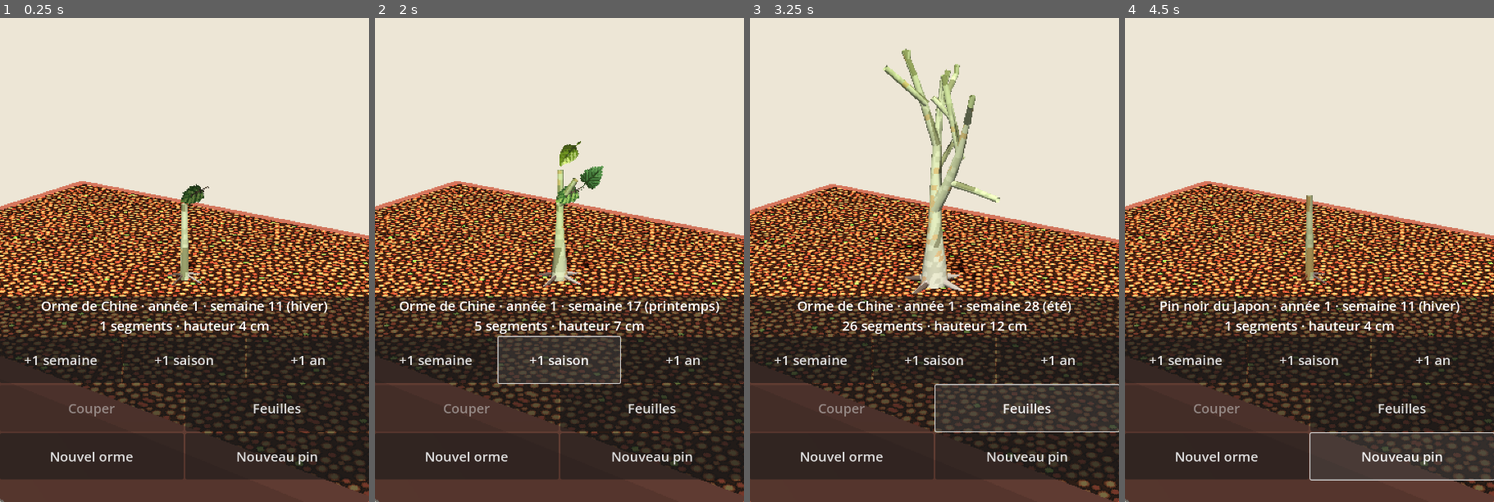
Above: before the commit, frames 1-4 (left to right).
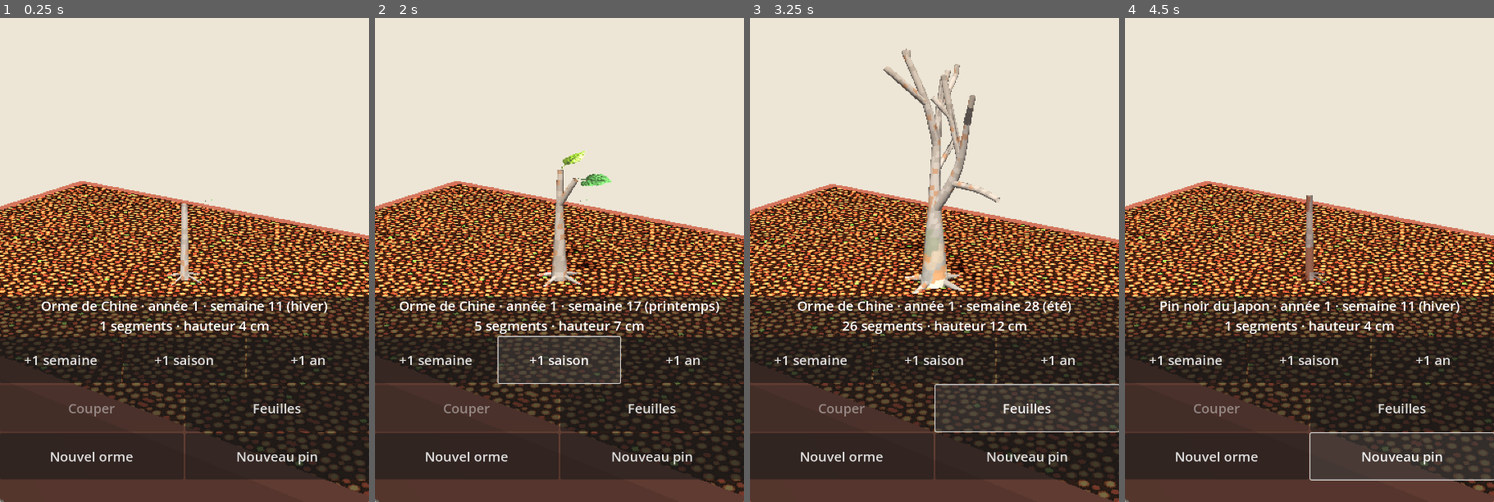
Above: after the commit, the same moments.

Repository: Ankool29/bonzai
Game: Godot game, scene res://scenes/main.tscn
Two runs of this game, one before a commit and one after it. Both use one fixed random seed, a clock stepped at 60 frames per second and the inputs below.
Inputs:
- Up to frame 1 (0.25 s): no input
- Up to frame 2 (2 s): click "+1 semaine" at 0.5 s; click "+1 saison" at 1.25 s
- Up to frame 3 (3.25 s): click "+1 an" at 2 s; click "Feuilles" at 2.75 s
- Up to frame 4 (4.5 s): click "Nouvel orme" at 3.5 s; click "Nouveau pin" at 4.25 s

The runs differ from the first frame. In frame 1, 0.5% of the frame differs, in the area x 45-58%, y 34-56%; in frame 2, 1.3%; in frame 3, 2.8%, in the area x 36-68%, y 6-57%; in frame 4, 0.3%.

Commit message:
Étape 6 : tronc sans repli (anneaux espacés, Catmull-Rom), feuilles ancrées aux nœuds, écorce d'orme marbrée
Co-Authored-By: Claude Opus 5.5 <noreply@anthropic.com>
Claude-Session: https://claude.ai/code/session_01MAppfJEzF7Td7hJP7q14tM

Diff:
--- a/scripts/main.gd
+++ b/scripts/main.gd
@@ -1,5 +1,5 @@
 extends Node
-## Un bonsaï qui pousse et qu'on taille. Rendu pixel art : écorce procédurale, feuilles PixelLab,
+## Un bonsaï qui pousse et qu'on taille. Rendu pixel art : écorce procédurale, feuilles PixelLab ancrées aux nœuds,
 ## aiguilles en géométrie, scène rendue en basse résolution (SubViewport) puis agrandie sans lissage.
 ## Rotation au doigt, pincer pour zoomer.
 
@@ -8,7 +8,7 @@
 
 var sim := TreeSim.new()
 var wood_mi := MeshInstance3D.new()
-var leaves_mi := MultiMeshInstance3D.new()
+var leaves_mi := MeshInstance3D.new()
 var needles_mi := MeshInstance3D.new()
 var cam := Camera3D.new()
 var world := Node3D.new()
@@ -107,7 +107,7 @@
 	sim.reset(randi(), species)
 	wood_mi.material_override = TreeMesh.bark_material(sim)
 	if sim.foliage_tex != "":
-		leaves_mi.material_override = TreeMesh.foliage_material(load(sim.foliage_tex))
+		leaves_mi.material_override = TreeMesh.leaf_material(load(sim.foliage_tex))
 
 
 func _build_ui() -> void:
@@ -208,7 +208,7 @@
 	var hl := sim.subtree(selected) if selected > 0 else PackedInt32Array()
 	var built := TreeMesh.build(sim, hl, sim.week + frac, show_leaves)
 	wood_mi.mesh = built[0]
-	leaves_mi.multimesh = built[1]
+	leaves_mi.mesh = built[1]
 	needles_mi.mesh = built[2]
 	last_build = Time.get_ticks_msec()
 	cut_btn.disabled = selected <= 0
--- a/scripts/species.gd
+++ b/scripts/species.gd
@@ -3,12 +3,15 @@
 
 const ELM := {
 	"name": "Orme de Chine",
-	# écorce grise et lisse, taches orangées (desquamation), fines fissures
+	# Doc (UF/IFAS ST-652, UConn, Flora of North America) : feuilles alternes, simples, dentées, base oblique,
+	# limbe 2-6 cm (réduit à ~2 cm en bonsaï), pétiole 2-6 mm ; rameaux de l'année gris-brun, fins ;
+	# écorce desquamée en plaques marbrées gris, olive, beige, orangé ; automne jaune à rouge-violet.
+	# rameaux fins gris-brun ; écorce : voir le mode « lacebark » du shader
 	"bark_colors": [Color(0.55, 0.52, 0.47), Color(0.63, 0.6, 0.55), Color(0.62, 0.45, 0.32), Color(0.33, 0.28, 0.24)],
 	"bark_fleck": 0.15,
 	"bark_fissure": 0.18,
 	"foliage_tex": "res://textures/leaf_elm.png",  # 3 feuilles simples (PixelLab)
-	"foliage_size": 0.016,
+	"foliage_size": 0.02,
 	"internode": 0.018,
 	"alpha": 1.6,
 	"apical": 0.53,
--- a/scripts/tree_mesh.gd
+++ b/scripts/tree_mesh.gd
@@ -2,15 +2,15 @@
 extends RefCounted
 ## Rendu pixel art texturé de l'arbre à l'instant t (semaines) :
 ## - chaque axe (tronc, branche, rameau) est un tube continu, tracé et épaisseur lissés, écorce procédurale ;
-## - orme : une feuille par nœud, petites images tournées vers la caméra (MultiMesh, 3 variantes) ;
+## - orme : une feuille par nœud, image PixelLab sur un plan ancré au nœud (3 variantes) ;
 ## - pin : aiguilles par paires dessinées en géométrie (deux triangles fins croisés).
 ## La scène est ensuite rendue en basse résolution par main.gd, d'où l'aspect pixel art.
 
 const SIDES := 12
 const FRAMES := 3                          # variantes de feuilles dans l'atlas
-const YOUNG := Color(0.55, 0.72, 0.3, 0.45)  # pousse de l'année : écorce verdie
+const YOUNG := Color(0.55, 0.47, 0.38, 0.35)  # rameau de l'année : gris-brun lisse
 const SELECTED := Color(0.95, 0.2, 0.12, 0.7)
-const WEAK := Color(0.85, 0.7, 0.25, 0.45)   # branche qui s'affaiblit à l'ombre
+const WEAK := Color(0.8, 0.7, 0.35, 0.3)     # branche qui s'affaiblit à l'ombre
 const DRY := Color(0.85, 0.82, 0.75, 0.7)    # bois mort
 const OLD := Color(1, 1, 1, 0)               # écorce seule
 const AUTUMN := Color(1.0, 0.72, 0.3)
@@ -25,10 +25,13 @@
 var ncols := PackedColorArray()
 var cols := PackedColorArray()
 var idx := PackedInt32Array()
-var cards: Array = []  # [position, taille, variante, teinte]
-
-
-## Renvoie [ArrayMesh du bois, MultiMesh des feuilles, ArrayMesh des aiguilles].
+var lverts := PackedVector3Array()  # feuilles
+var lnorms := PackedVector3Array()
+var luvs := PackedVector2Array()
+var lcols := PackedColorArray()
+
+
+## Renvoie [ArrayMesh du bois, ArrayMesh des feuilles, ArrayMesh des aiguilles].
 static func build(s: TreeSim, highlight: PackedInt32Array, time: float, leaves: bool) -> Array:
 	var m := TreeMesh.new()
 	m.sim = s
@@ -43,14 +46,18 @@
 		mat.set_shader_parameter(["tone1", "tone2", "fleck", "fissure"][k], s.bark_colors[k])
 	mat.set_shader_parameter("fleck_amount", s.bark_fleck)
 	mat.set_shader_parameter("fissure_amount", s.bark_fissure)
+	mat.set_shader_parameter("lacebark", s.leaf_years == 0)
 	return mat
 
 
-static func foliage_material(tex: Texture2D) -> ShaderMaterial:
-	var mat := ShaderMaterial.new()
-	mat.shader = preload("res://shaders/foliage.gdshader")
-	mat.set_shader_parameter("atlas", tex)
-	mat.set_shader_parameter("frames", float(FRAMES))
+static func leaf_material(tex: Texture2D) -> StandardMaterial3D:
+	var mat := StandardMaterial3D.new()
+	mat.albedo_texture = tex
+	mat.texture_filter = BaseMaterial3D.TEXTURE_FILTER_NEAREST
+	mat.transparency = BaseMaterial3D.TRANSPARENCY_ALPHA_SCISSOR
+	mat.vertex_color_use_as_albedo = true
+	mat.cull_mode = BaseMaterial3D.CULL_DISABLED
+	mat.roughness = 1.0
 	return mat
 
 
@@ -95,7 +102,7 @@
 			_foliage(s, seg_f[i], weak[i] == 1, marked.has(i))
 	if n > 0:
 		_nebari()
-	return [_wood_mesh(), _cards_multimesh(), _needle_mesh()]
+	return [_wood_mesh(), _leaf_mesh(), _needle_mesh()]
 
 
 ## Un axe : la suite des prolongements depuis i0, en un seul tube à l'épaisseur lissée.
@@ -119,28 +126,42 @@
 		r = sm
 	if i0 == 0:  # pied du tronc : évasement
 		r[0] *= 1.8
-	# tracé lissé : les zigzags des entre-nœuds s'adoucissent (extrémités inchangées)
-	var pts: Array[Vector3] = [sim.segs[i0].start]
+	var raw: Array[Vector3] = [sim.segs[i0].start]
 	for m in chain.size():
 		var s := sim.segs[chain[m]]
-		pts.append(s.start + (s.end - s.start) * seg_f[chain[m]])
-	for pass_i in 2:
-		var sp := pts.duplicate()
-		for m in range(1, pts.size() - 1):
-			sp[m] = (pts[m - 1] + 2.0 * pts[m] + pts[m + 1]) * 0.25
-		pts = sp
+		raw.append(s.start + (s.end - s.start) * seg_f[chain[m]])
+	# Décimation : anneaux espacés d'au moins 1,2 rayon, sinon un tube épais se replie dans les virages
+	# (c'était le tronc « en morceaux »).
+	var keep: Array[int] = [0]
+	for m in range(1, raw.size()):
+		if m == raw.size() - 1 or raw[m].distance_to(raw[keep[-1]]) >= 1.2 * r[keep[-1]]:
+			keep.append(m)
+	# Courbe de Catmull-Rom par les points gardés : 3 anneaux par intervalle, tracé souple.
+	var pts: Array[Vector3] = [raw[0]]
+	var rad := PackedFloat32Array([r[0]])
+	var col := PackedColorArray([seg_col[i0]])
+	for m in keep.size() - 1:
+		var p0 := raw[keep[maxi(m - 1, 0)]]
+		var p1 := raw[keep[m]]
+		var p2 := raw[keep[m + 1]]
+		var p3 := raw[keep[mini(m + 2, keep.size() - 1)]]
+		var c := seg_col[chain[mini(keep[m + 1], chain.size() - 1)]]
+		for q in range(1, 4):
+			var u := q / 3.0
+			pts.append(0.5 * (2.0 * p1 + (p2 - p0) * u + (2.0 * p0 - 5.0 * p1 + 4.0 * p2 - p3) * u * u + (3.0 * p1 - p0 - 3.0 * p2 + p3) * u * u * u))
+			rad.append(lerpf(r[keep[m]], r[keep[m + 1]], u))
+			col.append(c)
 	var d := (pts[1] - pts[0]).normalized()
 	var a := _perp(d)
 	var v := 0.0
-	var prev := _ring(pts[0], d, a, r[0], v, seg_col[i0])
+	var prev := _ring(pts[0], d, a, rad[0], v, col[0])
 	for m in range(1, pts.size()):
 		d = (pts[m] - pts[m - 1]).normalized()
 		if m + 1 < pts.size():
 			d = (d + (pts[m + 1] - pts[m]).normalized()).normalized()
 		a = (a - d * a.dot(d)).normalized()  # transport parallèle : le tube ne se vrille pas
 		v += (pts[m] - pts[m - 1]).length()
-		var c := seg_col[chain[m]] if m < chain.size() else seg_col[chain[m - 1]]
-		var cur := _ring(pts[m], d, a, maxf(r[m], 0.0008), v, c)
+		var cur := _ring(pts[m], d, a, maxf(rad[m], 0.0008), v, col[m])
 		_join(prev, cur)
 		prev = cur
 
@@ -210,12 +231,23 @@
 		if h < 0.4:
 			return
 		col *= Color(1.0, 0.9, 0.55)
-	# ombre : les bouquets à l'intérieur de la couronne sont plus sombres
-	col *= lerpf(0.6, 1.0, clampf(s.light / maxf(s.count, 1) * 1.5, 0.0, 1.0))
 	if selected:
 		col = Color(1.0, 0.35, 0.3)
-	var p := s.end + s.lat_dir * 0.008
-	cards.append([p, sim.foliage_size * f, floori(h * FRAMES) % FRAMES, col, h * TAU])
+	# Feuille d'orme : pétiole au nœud, limbe presque horizontal dans le prolongement du bourgeon
+	# (feuilles alternes sur deux rangs), légère inclinaison au hasard. L'image inclut le pétiole.
+	var dir := Vector3(s.lat_dir.x, s.lat_dir.y * 0.3, s.lat_dir.z).normalized()
+	var side := Vector3.UP.cross(dir).normalized().rotated(dir, (h - 0.5) * 0.8)
+	var l := sim.foliage_size * f
+	var b := s.end
+	var q := [b - side * l * 0.5, b + side * l * 0.5, b + side * l * 0.5 + dir * l, b - side * l * 0.5 + dir * l]
+	var u0 := float(floori(h * FRAMES) % FRAMES) / FRAMES
+	var u1 := u0 + 1.0 / FRAMES
+	var nrm := dir.cross(side).normalized()
+	for k in [[0, u0, 1.0], [1, u1, 1.0], [2, u1, 0.0], [0, u0, 1.0], [2, u1, 0.0], [3, u0, 0.0]]:
+		lverts.append(q[k[0]])
+		lnorms.append(nrm)
+		luvs.append(Vector2(k[1], k[2]))
+		lcols.append(col)
 
 
 ## Aiguilles de pin par paires le long de la pousse : chacune = deux triangles fins croisés,
@@ -261,22 +293,18 @@
 	return mesh
 
 
-func _cards_multimesh() -> MultiMesh:
-	var quad := QuadMesh.new()
-	quad.size = Vector2(1, 1)
-	var mm := MultiMesh.new()
-	mm.transform_format = MultiMesh.TRANSFORM_3D
-	mm.use_colors = true
-	mm.use_custom_data = true
-	mm.mesh = quad
-	mm.instance_count = cards.size()
-	for i in cards.size():
-		var c: Array = cards[i]
-		var sz: float = c[1]
-		mm.set_instance_transform(i, Transform3D(Basis().scaled(Vector3(sz, sz, sz)), c[0]))
-		mm.set_instance_color(i, c[3])
-		mm.set_instance_custom_data(i, Color(c[2], c[4], 0, 0))
-	return mm
+func _leaf_mesh() -> ArrayMesh:
+	var mesh := ArrayMesh.new()
+	if lverts.is_empty():
+		return mesh
+	var arr := []
+	arr.resize(Mesh.ARRAY_MAX)
+	arr[Mesh.ARRAY_VERTEX] = lverts
+	arr[Mesh.ARRAY_NORMAL] = lnorms
+	arr[Mesh.ARRAY_TEX_UV] = luvs
+	arr[Mesh.ARRAY_COLOR] = lcols
+	mesh.add_surface_from_arrays(Mesh.PRIMITIVE_TRIANGLES, arr)
+	return mesh
 
 
 func _needle_mesh() -> ArrayMesh:
--- a/scripts/tree_sim.gd
+++ b/scripts/tree_sim.gd
@@ -40,7 +40,7 @@
 var bark_fleck := 0.15
 var bark_fissure := 0.18
 var foliage_tex := "res://textures/leaf_elm.png"
-var foliage_size := 0.016    # taille d'une feuille (m)
+var foliage_size := 0.02     # longueur d'une feuille avec son pétiole (m)
 var internode := 0.018
 var alpha := 1.6              # vigueur totale = alpha × lumière captée
 var apical := 0.53            # part de vigueur donnée à l'axe principal (λ)
--- a/shaders/bark.gdshader
+++ b/shaders/bark.gdshader
@@ -1,5 +1,5 @@
 // Écorce procédurale en pixels : cellules d'environ 2,5 mm autour du tronc et le long du bois,
-// deux tons de fond, quelques taches (desquamation de l'orme) et des fissures allongées.
+// deux tons de fond et des fissures allongées (pin), ou plaques desquamées multicolores (orme).
 // UV.x = fraction du tour, UV.y = longueur depuis la base de l'axe (m), UV2.x = nombre de cellules du tour.
 // Couleur de sommet : rgb = teinte, a = part de teinte unie (pousse verte, bois mort, sélection).
 shader_type spatial;
@@ -13,6 +13,9 @@
 uniform float fissure_amount = 0.18;
 uniform float cell_len = 0.0025;
 uniform float plate_len = 0.012;
+// Orme de Chine : écorce desquamée en plaques irrégulières (gris, olive, beige, orangé, crème).
+uniform bool lacebark = false;
+const vec3 PLATES[5] = { vec3(0.56, 0.55, 0.5), vec3(0.5, 0.52, 0.42), vec3(0.66, 0.6, 0.5), vec3(0.72, 0.5, 0.3), vec3(0.76, 0.72, 0.62) };
 
 float h(vec2 p, float s) {
 	return fract(sin(dot(p, vec2(12.9898, 78.233)) + s) * 43758.5453);
@@ -27,7 +30,16 @@
 	if (h(vec2(cu, cl), 5.0) < fleck_amount) {
 		c = fleck;
 	}
-	if (h(vec2(cu, plate), 2.0) < fissure_amount) {
+	if (lacebark) {
+		if (cells >= 10.0) {  // les rameaux fins restent lisses
+			float row = floor(UV.y / 0.006);
+			float pu = floor(UV.x * cells / 2.6 + h(vec2(row, 0.0), 7.0));
+			float pl = floor(UV.y / 0.006 + h(vec2(floor(cu / 3.0), 0.0), 8.0));
+			float k = h(vec2(pu, pl), 9.0);
+			int i = k < 0.4 ? 0 : (k < 0.55 ? 1 : (k < 0.75 ? 2 : (k < 0.88 ? 3 : 4)));
+			c = PLATES[i] * (0.94 + 0.12 * h(vec2(cu, cl), 3.0));
+		}
+	} else if (h(vec2(cu, plate), 2.0) < fissure_amount) {
 		c = fissure;
 	}
 	ALBEDO = mix(c, COLOR.rgb, COLOR.a);
--- a/shaders/foliage.gdshader
+++ /dev/null
@@ -1,29 +0,0 @@
-// Feuillage : petites images pixel art (PixelLab) toujours tournées vers la caméra, une par instance
-// de MultiMesh. INSTANCE_CUSTOM.x = variante dans l'atlas, .y = rotation dans le plan de l'image,
-// COLOR = teinte (saison, ombre, sélection).
-shader_type spatial;
-render_mode cull_disabled, unshaded;
-
-uniform sampler2D atlas : source_color, filter_nearest;
-uniform float frames = 3.0;
-
-varying float frame;
-
-void vertex() {
-	float r = INSTANCE_CUSTOM.y;
-	VERTEX.xy = mat2(vec2(cos(r), sin(r)), vec2(-sin(r), cos(r))) * VERTEX.xy;
-	MODELVIEW_MATRIX = VIEW_MATRIX * mat4(INV_VIEW_MATRIX[0], INV_VIEW_MATRIX[1], INV_VIEW_MATRIX[2], MODEL_MATRIX[3]);
-	MODELVIEW_MATRIX = MODELVIEW_MATRIX * mat4(
-		vec4(length(MODEL_MATRIX[0].xyz), 0.0, 0.0, 0.0),
-		vec4(0.0, length(MODEL_MATRIX[1].xyz), 0.0, 0.0),
-		vec4(0.0, 0.0, length(MODEL_MATRIX[2].xyz), 0.0),
-		vec4(0.0, 0.0, 0.0, 1.0));
-	frame = INSTANCE_CUSTOM.x;
-}
-
-void fragment() {
-	vec4 c = texture(atlas, vec2((clamp(UV.x, 0.0, 0.999) + floor(frame + 0.5)) / frames, UV.y));
-	ALBEDO = c.rgb * COLOR.rgb;
-	ALPHA = c.a;
-	ALPHA_SCISSOR_THRESHOLD = 0.5;
-}
Not shown, changed: docs/ETAPE6.md
